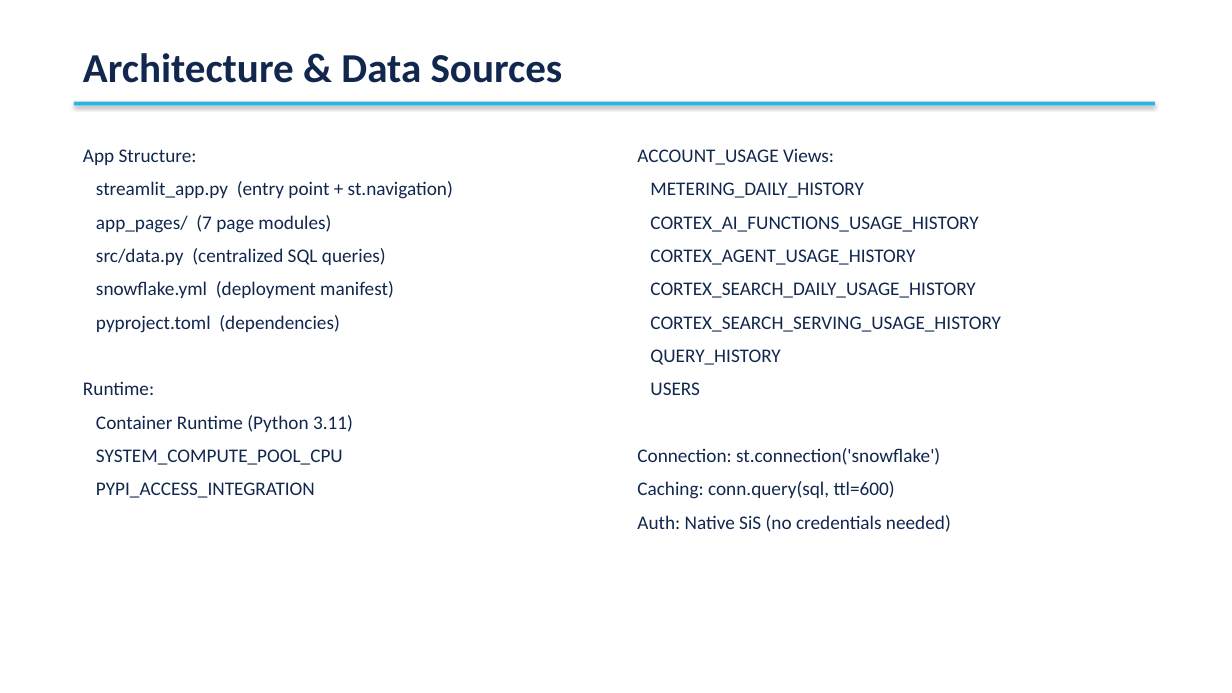
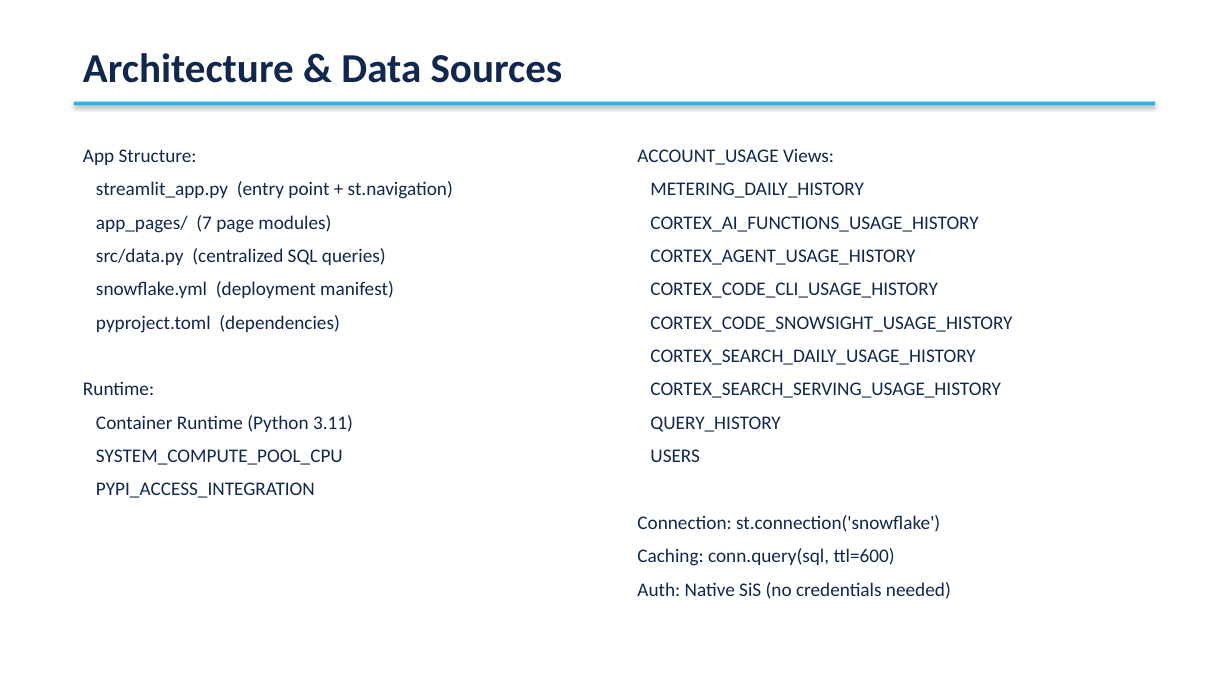
Before and after one commit to sfc-gh-tdahlberg/cortex-cost-governance, a slide deck: slide 10 of Cortex_Cost_Governance_Presentation.pptx. Drawn at 1232x693 pixels with LibreOffice and Linux fonts; fonts in the diff are those of the drawing. Boxes give left, top, right and bottom in pixels: in the first picture for what was removed or moved away, otherwise in the second. Text is boxed around its words. In the diff, an @@ line names an element or a change of style, - is before the commit and + after.

Commit message:
Update docs and PPT with Cortex Code CLI + Snowsight usage tabs
README and presentation now reflect all 4 Cortex Code tabs including
CORTEX_CODE_CLI_USAGE_HISTORY and CORTEX_CODE_SNOWSIGHT_USAGE_HISTORY.

.... Generated with [Cortex Code](https://docs.snowflake.com/en/user-guide/cortex-code/cortex-code)

```diff
--- a/Cortex_Cost_Governance_Presentation.pptx
+++ b/Cortex_Cost_Governance_Presentation.pptx
@@ text at (650, 282, 1012, 332): paragraphs added @@
+CORTEX_CODE_CLI_USAGE_HISTORY
+CORTEX_CODE_SNOWSIGHT_USAGE_HISTORY
```
Also in this commit, not shown: 2 other slides changed, 1 other file.
